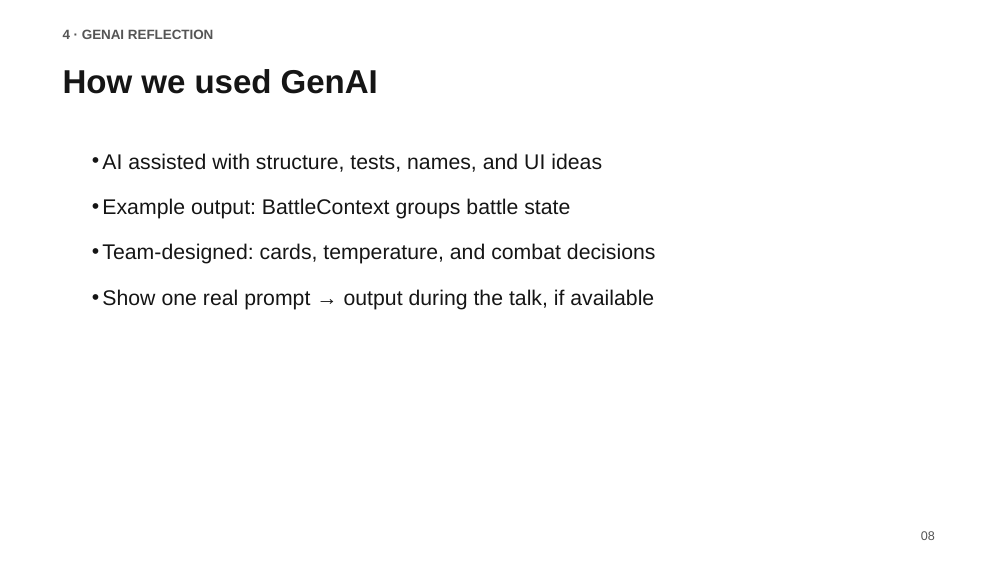
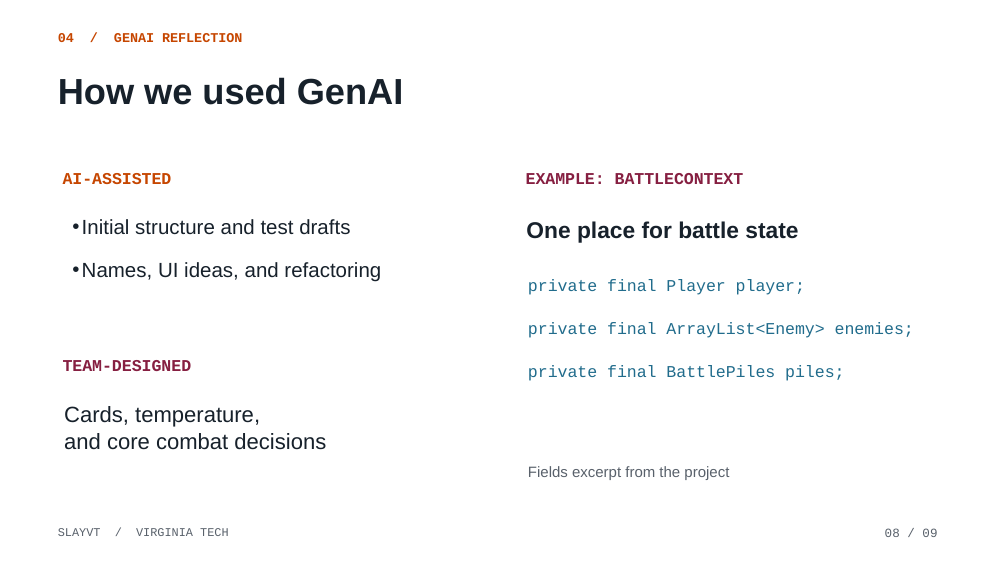
Before and after one commit to ultra-dog/SlayVT, a slide deck: slide 8 of docs/SlayVT_Deliverable3.pptx. Drawn at 1008x567 pixels with LibreOffice and Linux fonts; fonts in the diff are those of the drawing. Boxes give left, top, right and bottom in pixels: in the first picture for what was removed or moved away, otherwise in the second. Text is boxed around its words. In the diff, an @@ line names an element or a change of style, - is before the commit and + after.

Commit message:
Style final presentation with VT colors and card-spire artwork

```diff
--- a/docs/SlayVT_Deliverable3.pptx
+++ b/docs/SlayVT_Deliverable3.pptx
@@ text at [58, 33, 242, 42]: text changed; font Arial to Courier New; text colour #555555 to #C64600 @@
-4 · GENAI REFLECTION
+04 / GENAI REFLECTION
@@ text "How we used GenAI": place and size @@
-text "How we used GenAI" at [63, 69, 378, 94]
+text "How we used GenAI" at [58, 77, 403, 105]
@@ text "How we used GenAI" at [58, 77, 403, 105]: size 31.5 to 34.5 pt, text colour #151515 to #17212B @@
@@ text added at [63, 173, 172, 184], 15.8 pt, text #C64600, bold @@
+AI-ASSISTED
@@ text removed at [102, 153, 656, 310] @@
-• AI assisted with structure, tests, names, and UI ideas
-• Example output: BattleContext groups battle state
-• Team-designed: cards, temperature, and combat decisions
-• Show one real prompt → output during the talk, if available
@@ text added at [526, 173, 744, 184], 15.8 pt, text #861F41, bold @@
+EXAMPLE: BATTLECONTEXT
@@ text added at [82, 219, 381, 282], 19.5 pt, text #17212B @@
+• Initial structure and test drafts
+• Names, UI ideas, and refactoring
@@ text added at [526, 221, 798, 243], 21.8 pt, text #17212B, bold @@
+One place for battle state
@@ text added at [528, 279, 914, 381], 15.8 pt, text #216C8C @@
+private final Player player;
+private final ArrayList<Enemy> enemies;
+private final BattlePiles piles;
@@ text added at [63, 360, 192, 371], 15.8 pt, text #861F41, bold @@
+TEAM-DESIGNED
@@ text added at [64, 406, 326, 450], 21 pt, text #17212B @@
+Cards, temperature,
+and core combat decisions
@@ text added at [528, 466, 729, 480], 14.2 pt, text #59616B @@
+Fields excerpt from the project
@@ text added at [58, 528, 229, 536], 11.2 pt, text #59616B @@
+SLAYVT / VIRGINIA TECH
@@ text at [885, 528, 937, 537]: text changed; font Arial to Courier New; text colour #555555 to #59616B @@
-08
+08 / 09
```
Also in this commit, not shown: 5 other slides changed, 3 slides added, 3 slides removed, 1 other file.
